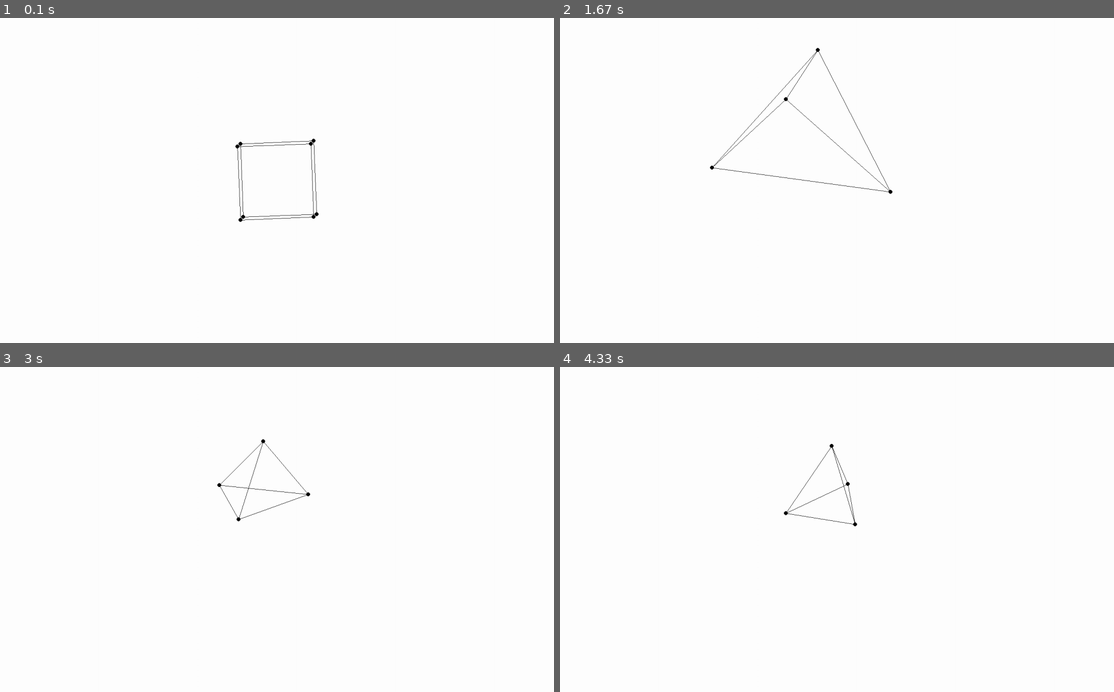
Above: before the commit, frames 1-4 (two rows, left to right).
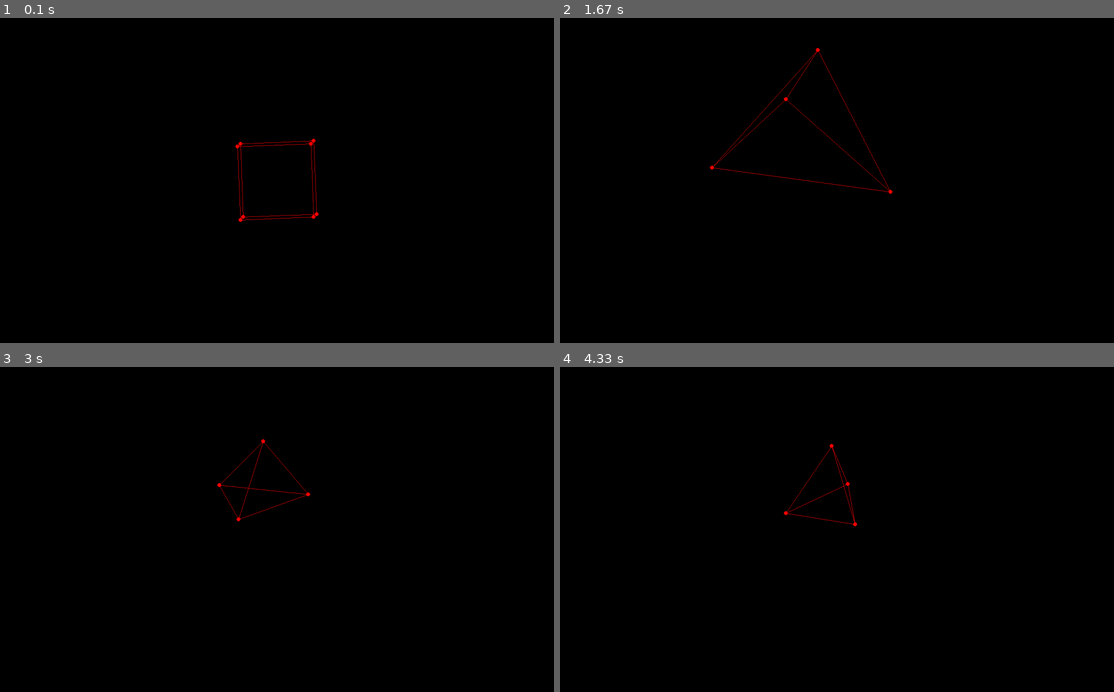
Above: after the commit, the same moments.

Repository: DillTheBeast/Renderer
Game: pygame game, started from PyGameSelection.py
Same seed, same stepped clock (60 frames per second), same inputs: the game is played once before the commit and once after it.
Inputs:
- Up to frame 1 (0.1 s): no input
- Up to frame 2 (1.67 s): tap T at 0.33, 1.32 s; hold Up 0.67-1.13 s; hold W 0.67-1.13 s; tap Space at 0.73, 1.03, 1.23, 1.57 s; tap C at 0.82 s; hold Down 1.17-1.47 s; hold S 1.17-1.47 s; hold Up from 1.5 s (still down); hold W from 1.5 s (still down)
- Up to frame 3 (3 s): release Up at 1.87 s; release W at 1.87 s; hold Down 1.9-2.27 s; hold S 1.9-2.27 s; tap Space at 1.97, 2.37, 2.7 s; tap C at 2.05 s; hold Up 2.3-2.6 s; hold W 2.3-2.6 s; tap T at 2.45 s; hold Down 2.63-2.93 s; hold S 2.63-2.93 s; hold Up from 2.97 s (still down); hold W from 2.97 s (still down)
- Up to frame 4 (4.33 s): tap Space at 3.03, 3.43, 3.83, 4.17 s; tap C at 3.12, 4.25 s; release Up at 3.33 s; release W at 3.33 s; hold Down 3.37-3.73 s; hold S 3.37-3.73 s; tap T at 3.52 s; hold Up 3.77-4.07 s; hold W 3.77-4.07 s; hold Down from 4.1 s (still down); hold S from 4.1 s (still down)

The runs differ from the first frame. In frame 1, 100% of the frame differs, in the area x 0-100%, y 0-100%; in frame 2, 100%; in frame 3, 100%; in frame 4, 100%.

Commit message:
Update PyGameSelection.py

Diff:
--- a/PyGameSelection.py
+++ b/PyGameSelection.py
@@ -91,7 +91,7 @@
 
 
 def connectPoints(i, j, points):
-    pygame.draw.line(screen, BLACK, (points[i][0], points[i][1]), (points[j][0], points[j][1]))
+    pygame.draw.line(screen, RED, (points[i][0], points[i][1]), (points[j][0], points[j][1]))
 
 def check(object1, object2, object3):
     if object1:
@@ -119,7 +119,7 @@
         print("length of projectedPoints:", len(projectedPoints))
 
         projectedPoints[i] = [x, y]
-        pygame.draw.circle(screen, BLACK, (x, y), 5)
+        pygame.draw.circle(screen, RED, (x, y), 5)
         i += 1
     #Connecting the points
     if cube:
@@ -217,7 +217,7 @@
         else:
             angle -= 0.01
 
-        screen.fill(WHITE)
+        screen.fill(BLACK)
         #Finding out which shape I want to display and displaying it
         i = 0
         if cube:
